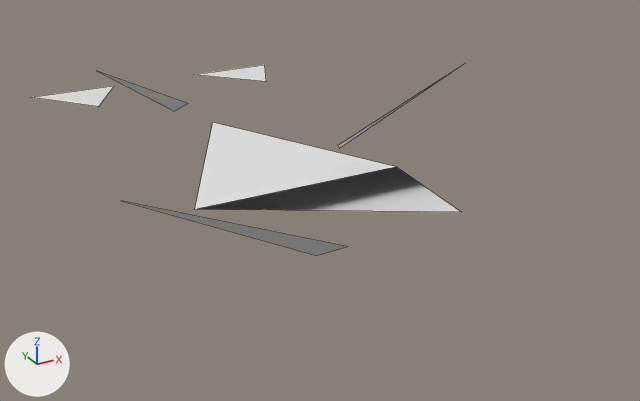
The OBJ model GameData/Meshes/Designs/voidborn/voidborn_gunship_mk1_06.obj: old version first, new version second.
Both versions are drawn from a 50 mm lens placed at (-2.69, -5.18, 2.45), pointed at (0.07, -0.15, -0.06). Lighting does not change. The marker at lower left points along +X, +Y and +Z. The first picture is the older version. Mesh edges are drawn as thin lines. Where no turn or scale is listed for an object, it has been applied to the vertices. Vertices at exactly the same position are counted once.

Script lines for the objects in view, before the commit:
```python
me_voidborn_gunship_mk1_06 = bpy.data.meshes.new('voidborn_gunship_mk1_06')
me_voidborn_gunship_mk1_06.from_pydata(...)  # 19 vertices, 7 faces; spans x -1.7..1.36, y -1.82..3.13, z 0.0..0.83
ob_voidborn_gunship_mk1_06 = bpy.data.objects.new('voidborn_gunship_mk1_06', me_voidborn_gunship_mk1_06)
ob_voidborn_gunship_mk1_06.location = (0.0, 0.0, 0.0)
```
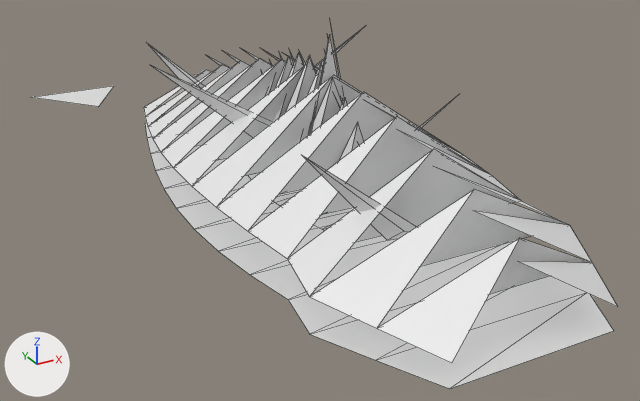
What the commit changed:
me_voidborn_gunship_mk1_06 is used by ob_voidborn_gunship_mk1_06; location (0.0, 0.0, 0.0).
me_voidborn_gunship_mk1_06 had 19 vertices, 7 faces and spanned x -1.7..1.36, y -1.82..3.13, z 0.0..0.83.
me_voidborn_gunship_mk1_06 now has 200 vertices, 152 faces and spans x -1.21..1.21, y -2.47..3.13, z 0.0..1.28.
me_voidborn_gunship_mk1_06 part 1: the loose piece of 4 vertices spanning x -0.81..0.81, y -1.82..1.64, z 0.0..0.52 is rebuilt with 50 vertices and now spans x -0.92..0.92, y -2.47..1.89, z 0.14..0.93.
me_voidborn_gunship_mk1_06 part 2: the loose piece of 3 vertices spanning x -1.7..-0.43, y -1.5..-1.24, z 0.14..0.83 is deleted.
me_voidborn_gunship_mk1_06 part 3: the loose piece of 3 vertices spanning x -1.01..-0.25, y 1.41..1.67, z 0.14..0.64 is deleted.
me_voidborn_gunship_mk1_06 part 4: the loose piece of 3 vertices spanning x 0.34..1.36, y -0.04..0.22, z 0.14..0.73 is deleted.
Part 5, on me_voidborn_gunship_mk1_06:
130 vertices are added at x -1.1..0.92, y -2.47..1.89, z 0.0..1.28.
14 new vertices lie (0.34, 0.0, 0.0) away from vertices in x -0.17, y -0.84..0.7, z 0.0..0.38.
114 new faces join them.

Pixel boxes [x1, y1, x2, y2] of what changed, in the pictures (640 x 401 px):
'voidborn_gunship_mk1_06', reshaped (36% wider, 92% taller): before [33, 65, 461, 256]; after [33, 21, 617, 389]
part 1 of me_voidborn_gunship_mk1_06, rebuilt (78% wider, 246% taller): before [195, 122, 461, 212]; after [144, 49, 617, 363]
part 2 of me_voidborn_gunship_mk1_06, deleted: before [124, 201, 347, 256]
part 3 of me_voidborn_gunship_mk1_06, deleted: before [99, 72, 187, 111]
part 4 of me_voidborn_gunship_mk1_06, deleted: before [338, 66, 461, 148]
part 5 of me_voidborn_gunship_mk1_06, added: after [145, 21, 614, 389]
